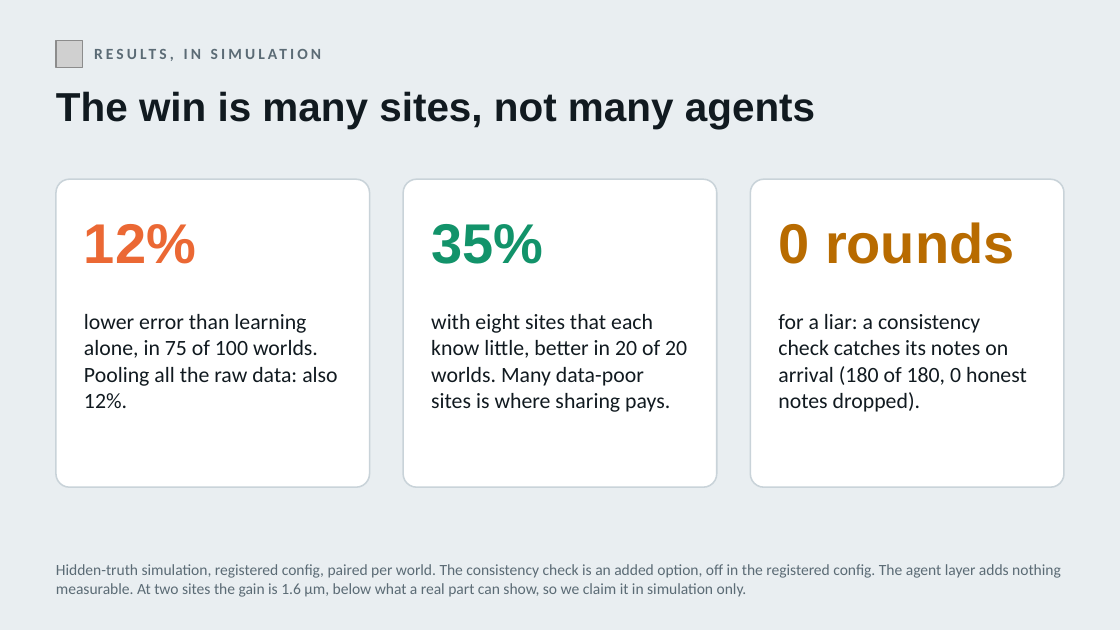
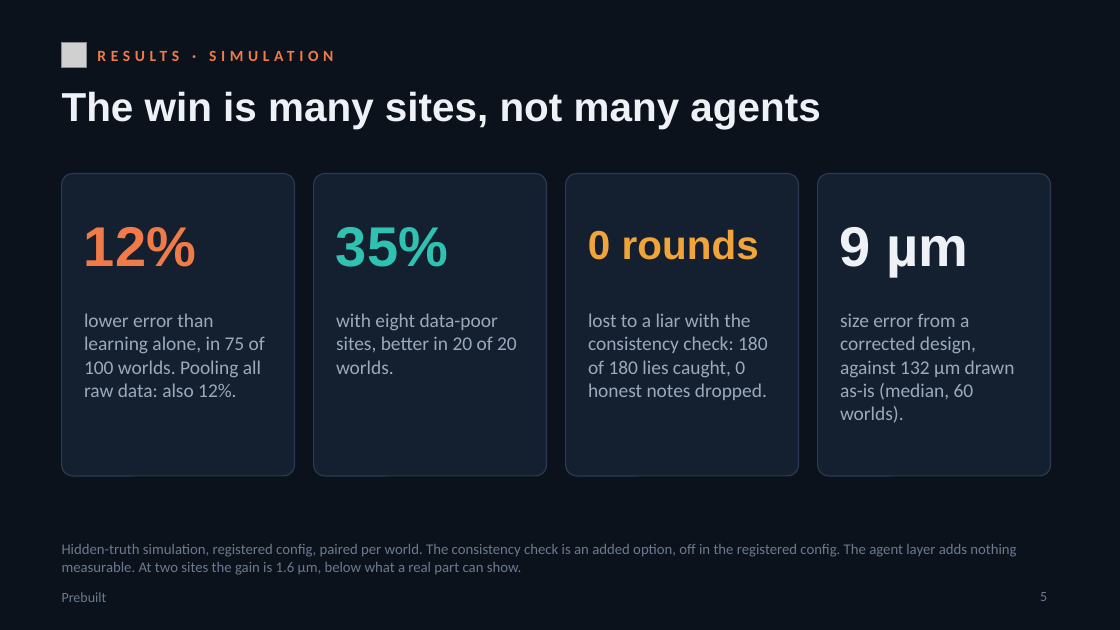
Before and after one commit to matte-realize/prebuilt, a slide deck: slide 5 of docs/slides/prebuilt-pitch.pptx. Drawn at 1120x630 pixels with LibreOffice and Linux fonts; fonts in the diff are those of the drawing; grey boxes stand for pictures. Boxes give left, top, right and bottom in pixels: in the first picture for what was removed or moved away, otherwise in the second. Text is boxed around its words. In the diff, an @@ line names an element or a change of style, - is before the commit and + after.

```diff
--- a/docs/slides/prebuilt-pitch.pptx
+++ b/docs/slides/prebuilt-pitch.pptx
@@ background #E9EEF1 to #0B121C @@
@@ picture: place and size @@
-picture at (56,40,83,67)
+picture at (62,43,86,67)
@@ text at (97,43,881,67): text changed; text colour #5B6B75 to #F07A48 @@
-RESULTS, IN SIMULATION
+RESULTS · SIMULATION
@@ text "The win is many sites, ..." at (62,91,820,128): text colour #111A20 to #EEF2F7 @@
@@ rounded rectangle: place and size @@
-rounded rectangle at (56,179,370,487)
+rounded rectangle at (62,174,295,476)
@@ rounded rectangle: place and size @@
-rounded rectangle at (403,179,717,487)
+rounded rectangle at (314,174,547,476)
@@ fill #FFFFFF to #142030; outline #C9D3D9 1 pt to #2A3A52 0.75 pt; proportions changed in 3 elements at (62,174,295,476), (314,174,547,476), (566,174,799,476) @@
@@ rounded rectangle: place and size @@
-rounded rectangle at (750,179,1064,487)
+rounded rectangle at (566,174,799,476)
@@ rounded rectangle added at (818,174,1051,476), fill #142030, outline #2A3A52 0.75 pt @@
@@ text "12%" at (84,227,196,267): text colour #EB6834 to #F07A48; vertical alignment top to middle @@
@@ text "35%": place and size @@
-text "35%" at (431,224,543,264)
+text "35%" at (336,227,448,267)
@@ text "35%" at (336,227,448,267): text colour #12936A to #2FC2B0; vertical alignment top to middle @@
@@ text "0 rounds": place and size @@
-text "0 rounds" at (778,222,1015,264)
+text "0 rounds" at (588,229,759,260)
@@ text "0 rounds" at (588,229,759,260): size 36 to 26 pt, text colour #B86B00 to #F0A43A; vertical alignment top to middle @@
@@ text added at (840,227,969,275), 36 pt, text #EEF2F7, bold @@
+9 µm
@@ text at (84,313,265,397): text changed; size 14 to 12.5 pt; text colour #111A20 to #9AA9BC @@
-lower error than learning alone, in 75 of 100 worlds. Pooling all the raw data: also 12%.
+lower error than learning alone, in 75 of 100 worlds. Pooling all raw data: also 12%.
@@ text at (336,313,517,374): text changed; size 14 to 12.5 pt; text colour #111A20 to #9AA9BC @@
-with eight sites that each know little, better in 20 of 20 worlds. Many data-poor sites is where sharing pays.
+with eight data-poor sites, better in 20 of 20 worlds.
@@ text at (588,313,768,400): text changed; size 14 to 12.5 pt; text colour #111A20 to #9AA9BC @@
-for a liar: a consistency check catches its notes on arrival (180 of 180, 0 honest notes dropped).
+lost to a liar with the consistency check: 180 of 180 lies caught, 0 honest notes dropped.
@@ text added at (840,313,1015,423), 12.5 pt, text #9AA9BC @@
+size error from a corrected design, against 132 µm drawn as-is (median, 60 worlds).
@@ text at (62,544,1016,575): text changed; size 10 to 9.5 pt; text colour #5B6B75 to #6B7A8F @@
-Hidden-truth simulation, registered config, paired per world. The consistency check is an added option, off in the registered config. The agent layer adds nothing measurable. At two sites the gain is 1.6 µm, below what a real part can show, so we claim it in simulation only.
+Hidden-truth simulation, registered config, paired per world. The consistency check is an added option, off in the registered config. The agent layer adds nothing measurable. At two sites the gain is 1.6 µm, below what a real part can show.
@@ text added at (62,592,107,602), 9 pt, text #6B7A8F @@
+Prebuilt
@@ page number added at (1040,592,1047,601), 9 pt, text #6B7A8F @@
+5
```
Also in this commit, not shown: 4 other slides changed, 4 slides added, 3 slides removed, 4 other files.
